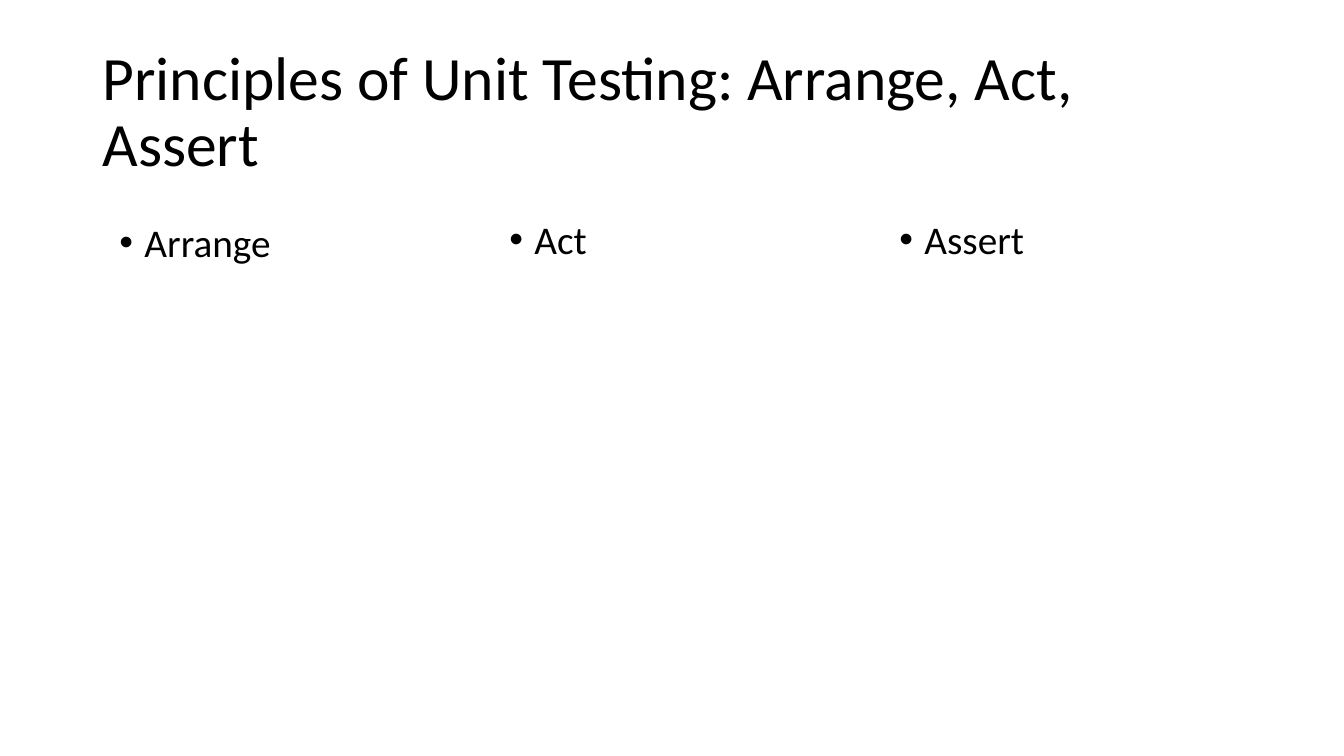
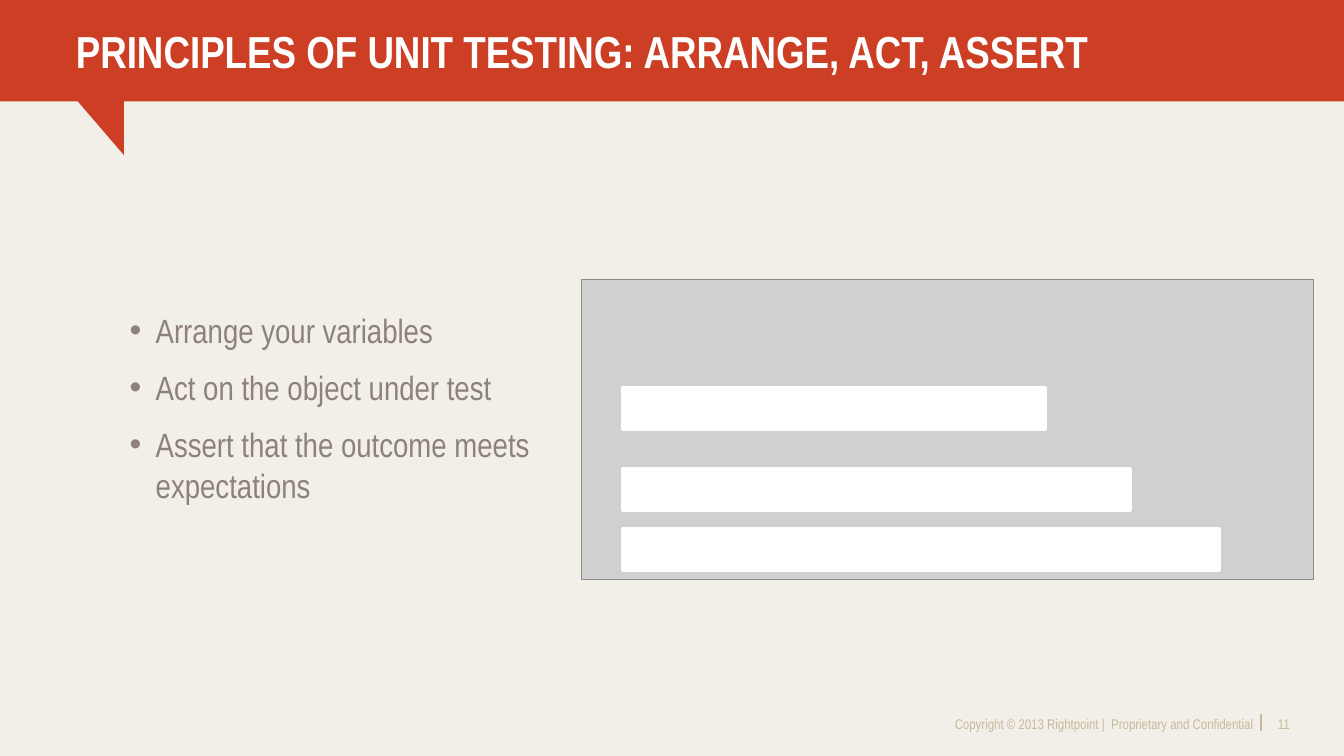
Before and after one commit to DrewNull/bff-unit-testing-in-mstest, a slide deck: slide 11 of BFF.UnitTestingInMSTest/BFF-UnitTestingInMSTest.pptx (slide 9 before the commit). Drawn at 1344x756 pixels with LibreOffice and Linux fonts; fonts in the diff are those of the drawing; grey boxes stand for pictures; background and template pictures are left out. Boxes give left, top, right and bottom in pixels: in the first picture for what was removed or moved away, otherwise in the second. Text is boxed around its words. In the diff, an @@ line names an element or a change of style, - is before the commit and + after.

```diff
--- a/BFF.UnitTestingInMSTest/BFF-UnitTestingInMSTest.pptx
+++ b/BFF.UnitTestingInMSTest/BFF-UnitTestingInMSTest.pptx
@@ background #FFFFFF to #F2EFE8 @@
@@ freeform shape added at <box>0,0,1344,155</box>, fill #CD3F25 @@
@@ title at <box>76,36,1088,75</box>: text changed; size 44 to 32 pt; font Calibri to Arial Narrow; text colour #000000 to #FFFFFF; bold on @@
-Principles of Unit Testing: Arrange, Act, Assert
+PRINCIPLES OF UNIT TESTING: ARRANGE, ACT, ASSERT
@@ text removed at <box>144,232,270,264</box> @@
-• Arrange
@@ text removed at <box>534,229,586,255</box> @@
-• Act
@@ picture added at <box>582,279,1314,580</box> @@
@@ text at <box>156,319,529,504</box>: text changed; size 28 to 24 pt; font Calibri to Arial Narrow; text colour #000000 to #8D827A @@
-• Assert
+• Arrange your variables
+• Act on the object under test
+• Assert that the outcome meets expectations
@@ rectangle added at <box>623,387,1047,430</box>, fill #FFFFFF, outline #FFFFFF 2 pt @@
@@ rectangle added at <box>623,469,1131,511</box>, fill #FFFFFF, outline #FFFFFF 2 pt @@
@@ rectangle added at <box>623,528,1220,571</box>, fill #FFFFFF, outline #FFFFFF 2 pt @@
@@ text added at <box>955,719,1253,732</box>, 10 pt, text #C7BA9C @@
+Copyright © 2013 Rightpoint | Proprietary and Confidential
@@ line added from (1261, 715) to (1261, 732), #C7BA9C 1 pt @@
@@ page number added at <box>1278,719,1290,729</box>, 10 pt, text #C7BA9C @@
+11
```
Also in this commit, not shown: 10 other slides changed, 8 slides added, 2 slides removed.
